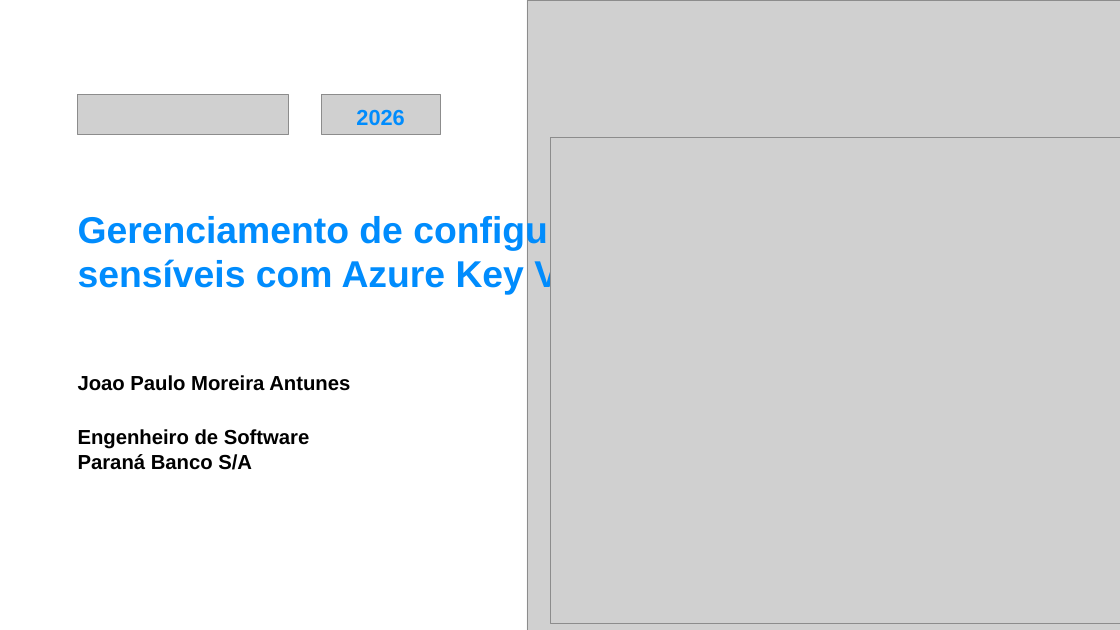
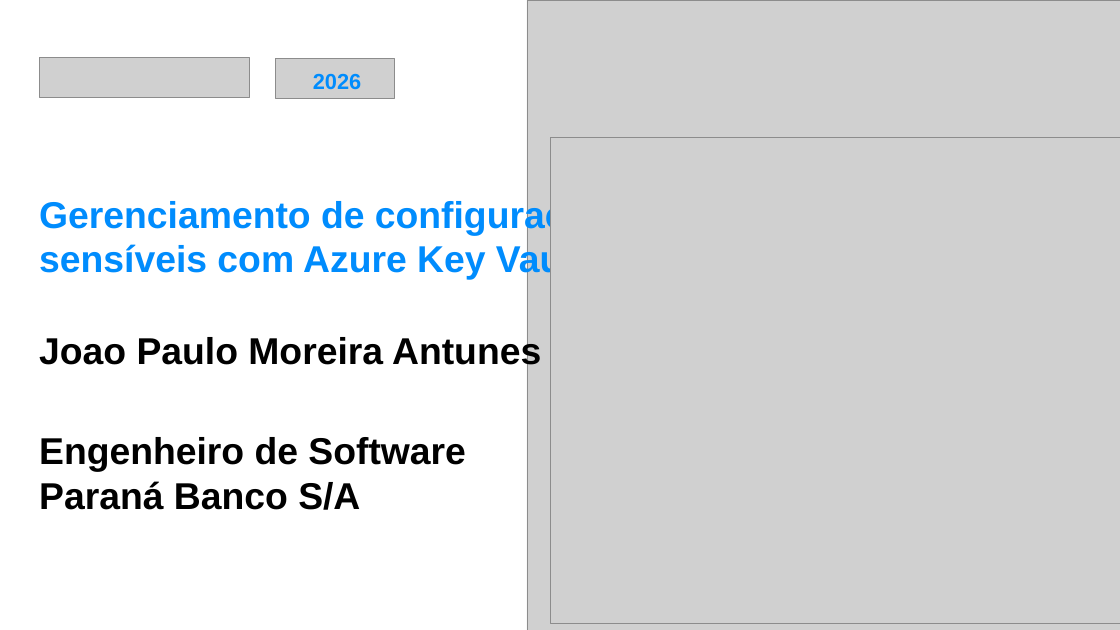
Before and after one commit to jpitapeva/keyvault_pipeline, a slide deck: slide 1 of Keyvault-MVPConf-2026.pptx. Drawn at 1120x630 pixels with LibreOffice and Linux fonts; fonts in the diff are those of the drawing; grey boxes stand for pictures. Boxes give left, top, right and bottom in pixels: in the first picture for what was removed or moved away, otherwise in the second. Text is boxed around its words. In the diff, an @@ line names an element or a change of style, - is before the commit and + after.

```diff
--- a/Keyvault-MVPConf-2026.pptx
+++ b/Keyvault-MVPConf-2026.pptx
@@ picture: place and size @@
-picture at bbox=[78, 94, 288, 134]
+picture at bbox=[39, 58, 250, 97]
@@ picture: place and size @@
-picture at bbox=[321, 95, 440, 134]
+picture at bbox=[276, 59, 394, 99]
@@ text "2026": place and size @@
-text "2026" at bbox=[356, 110, 404, 126]
+text "2026" at bbox=[313, 74, 361, 90]
@@ text "Gerenciamento de configurações": place and size @@
-text "Gerenciamento de configurações" at bbox=[78, 213, 668, 295]
+text "Gerenciamento de configurações" at bbox=[39, 198, 630, 280]
@@ text "Joao Paulo Moreira Antunes": place and size @@
-text "Joao Paulo Moreira Antunes" at bbox=[78, 375, 350, 470]
+text "Joao Paulo Moreira Antunes" at bbox=[39, 334, 541, 510]
@@ text "Joao Paulo Moreira Antunes" at bbox=[39, 334, 541, 510]: size 26.1 to 48 pt @@
```
Also in this commit, not shown: 6 other slides changed, 1 other file.
